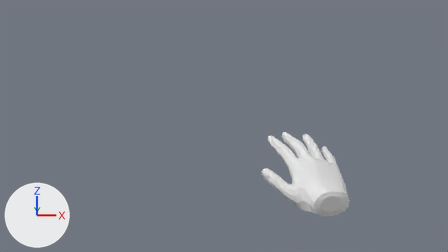
An edit to the Blender file 3DAssets/handNew.blend, drawn before and after from the same camera.
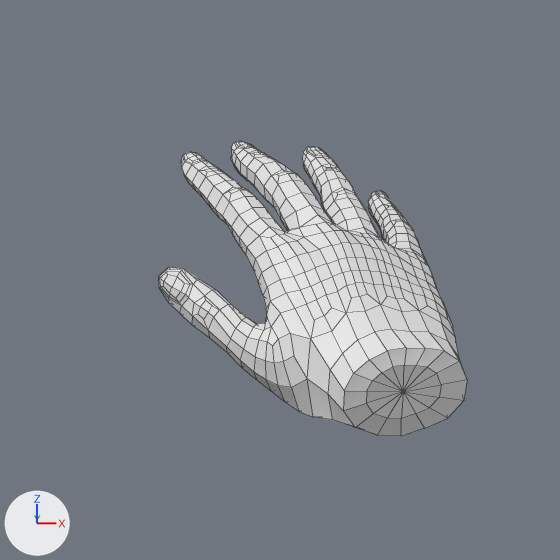
There are two pictures of each version: one from the file's camera 'Camera', one close up on the part from 48% to 84% of the width and 36% to 100% of the height. Every picture has the same lights, and +X, +Y and +Z are marked at lower left. The close-ups show mesh edges as thin lines.

The first close-up shows 'Hand_Circle'.
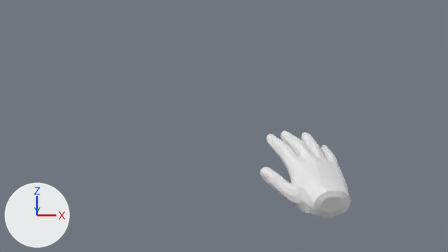
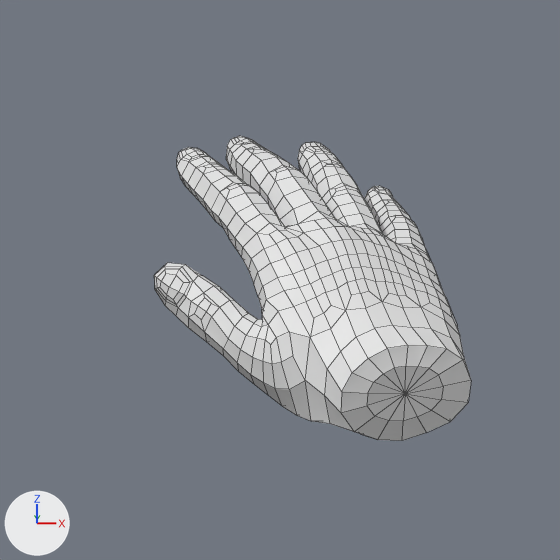
Pixel boxes (x1, y1, x2, y2) of what changed, in the close-ups (560 x 560 px):
'Hand_Circle', modifiers changed: before (159, 141, 467, 436); after (154, 136, 471, 441)

The change, as a list of edits to the scene's bpy script:
```text
Change ob_hand_circle:
    add _m = ob_hand_circle.modifiers.new('Solidify', 'SOLIDIFY')
    add _m.thickness = -0.02
```
